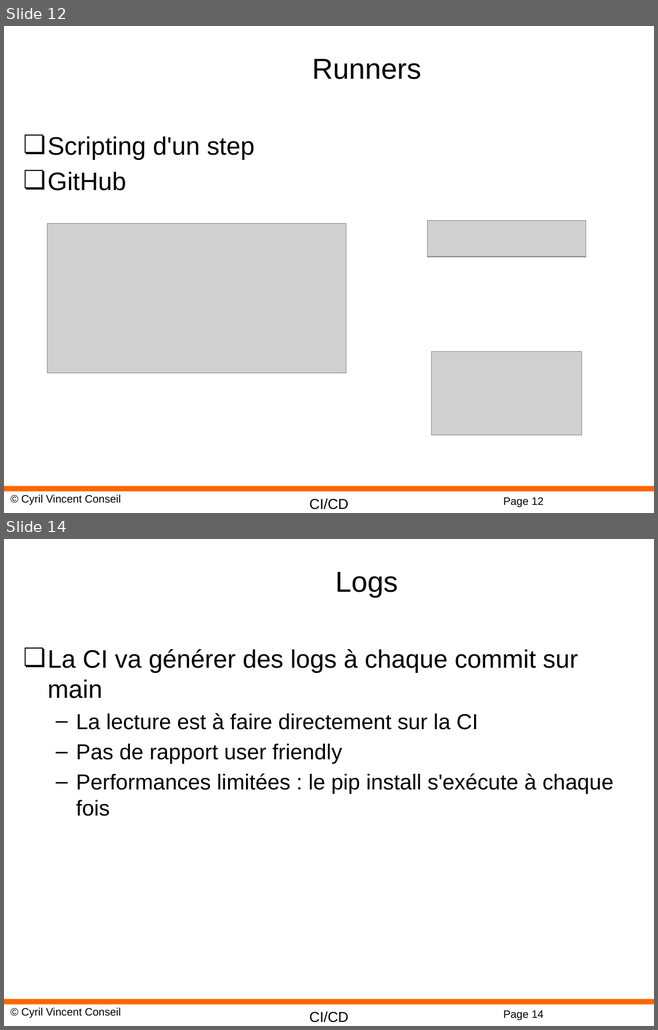
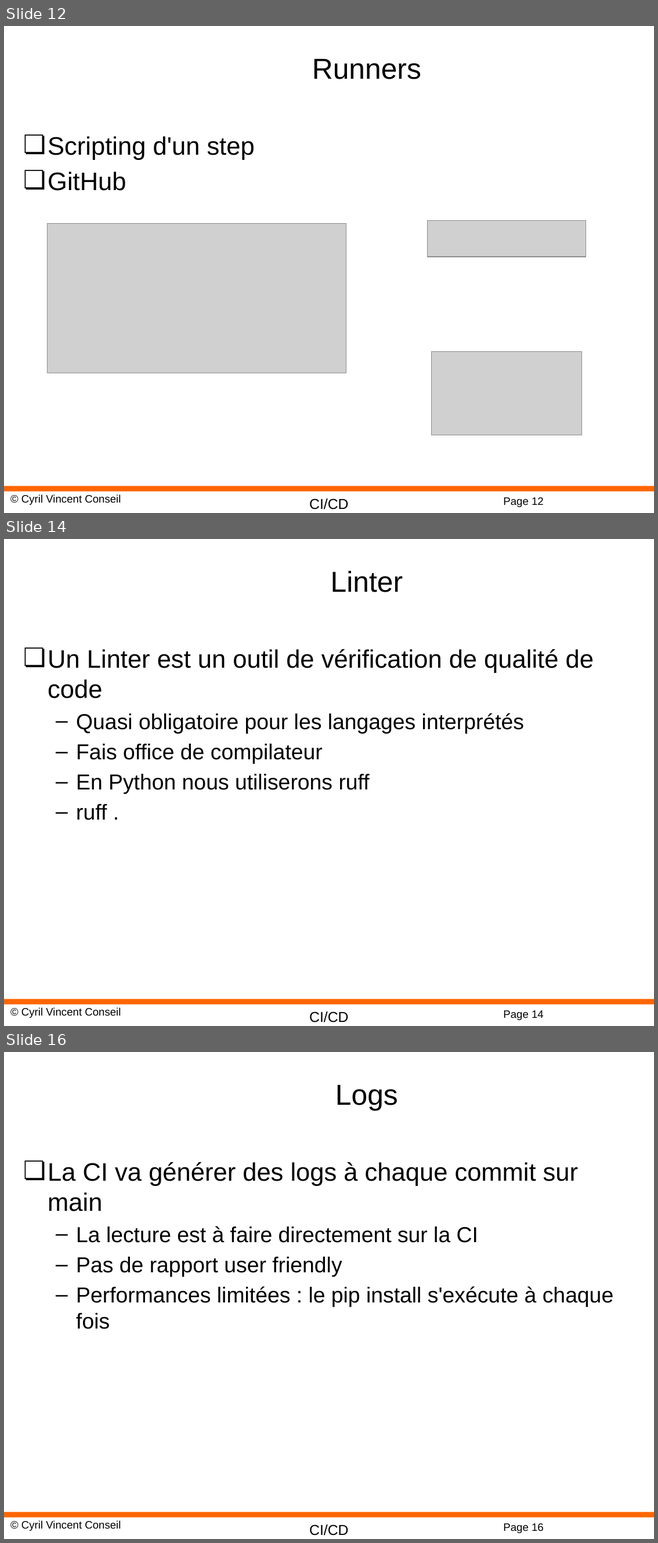
Before and after one commit to cyrilvincent/cicd, a slide deck: ppt/CICD08-FirstPipeline.pptx. Shown one above the other, each under a label of ours: slides 12 and 14 before the commit, slides 12, 14 and 16 after it; the slides between them are not shown. The pictures are 658x1030 and 658x1543 pixels, drawn with LibreOffice and Linux fonts; fonts in the diff are those of the drawing; grey boxes stand for pictures; background and template pictures are left out. Boxes give left, top, right and bottom in pixels: in the first picture for what was removed or moved away, otherwise in the second. Text is boxed around its words. In the diff, an @@ line names an element or a change of style, - is before the commit and + after.

```diff
--- a/ppt/CICD08-FirstPipeline.pptx
+++ b/ppt/CICD08-FirstPipeline.pptx
@@ slide 14 added at box(4, 539, 654, 1026), background #FFFFFF; not listed: 4 template elements that a slide beside it also shows @@
@@ title added at box(331, 571, 402, 592), 32 pt, text #000000 @@
+Linter
@@ text added at box(48, 649, 593, 820), 24 pt, text #000000 @@
+❏ Un Linter est un outil de vérification de qualité de code
+  – Quasi obligatoire pour les langages interprétés
+  – Fais office de compilateur
+  – En Python nous utiliserons ruff
+  – ruff .
@@ what was slide 14 is now slide 16 @@
@@ page number at box(503, 1524, 543, 1533): text changed @@
-Page 14
+Page 16
```
Also in this commit, not shown: 1 slide changed, 1 other slide added, 17 other files.
